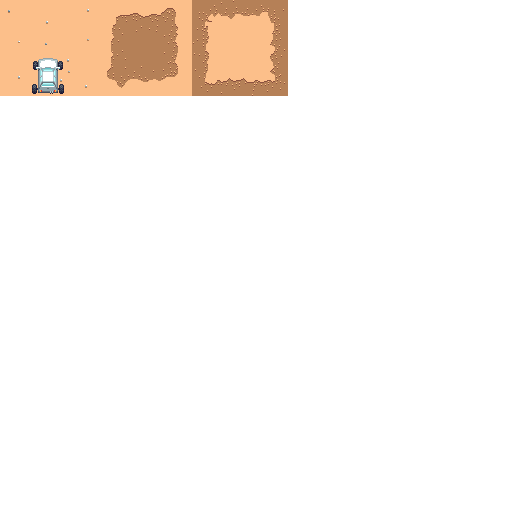
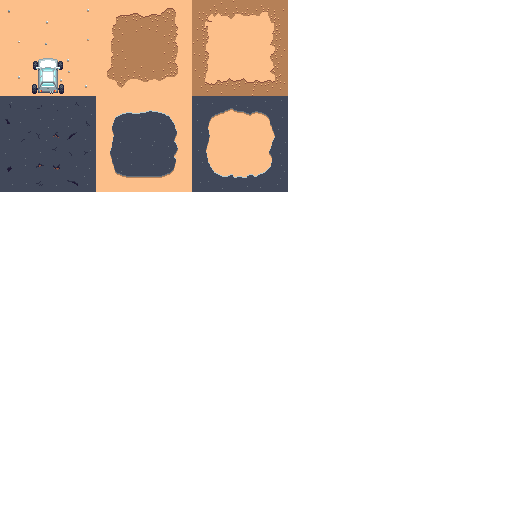
Layer changes from the first w=512, h=512 image to the second:
painted on "Map" over left=0, top=96, right=288, bottom=192
